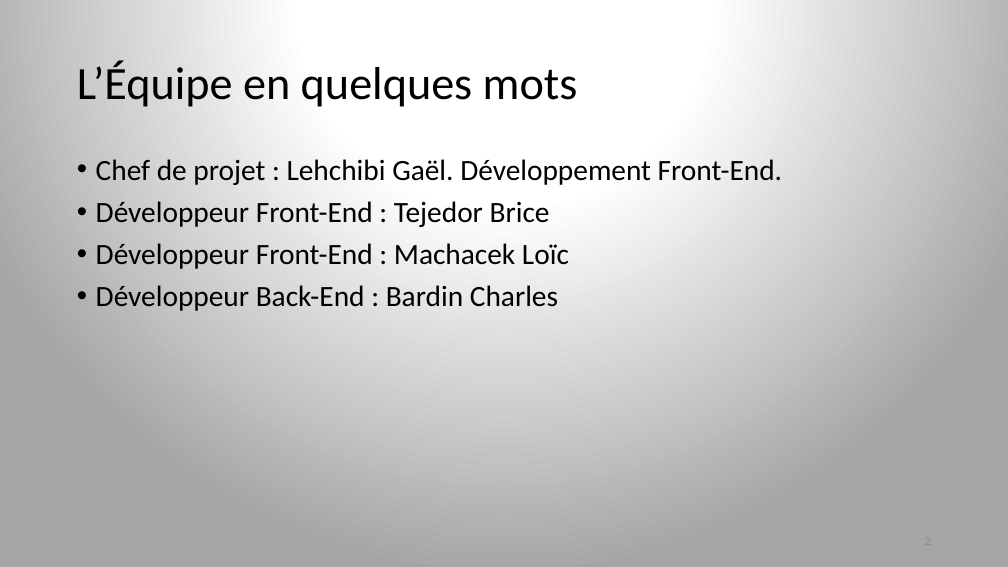
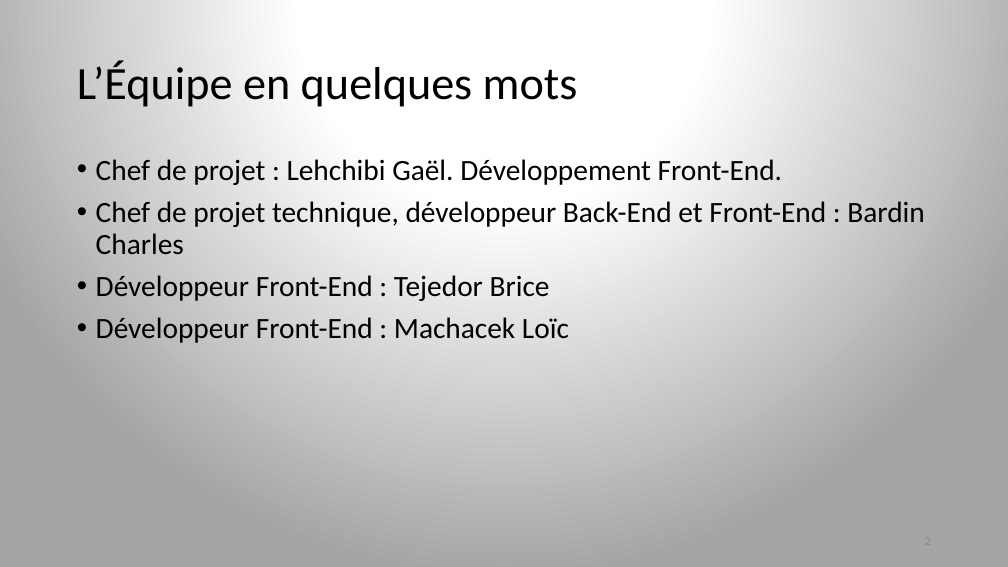
Before and after one commit to metaxiii/PPE2, a slide deck: slide 2 of PPE2/Documentation/Presentation.pptx. Drawn at 1008x567 pixels with LibreOffice and Linux fonts; fonts in the diff are those of the drawing. Boxes give left, top, right and bottom in pixels: in the first picture for what was removed or moved away, otherwise in the second. Text is boxed around its words. In the diff, an @@ line names an element or a change of style, - is before the commit and + after.

```diff
--- a/PPE2/Documentation/Presentation.pptx
+++ b/PPE2/Documentation/Presentation.pptx
@@ text at (96,201,924,254): paragraph added @@
+• Chef de projet technique, développeur Back-End et Front-End : Bardin Charles
@@ text at (96,285,558,311): paragraph removed @@
-• Développeur Back-End : Bardin Charles
```
Also in this commit, not shown: 3 other slides changed.
